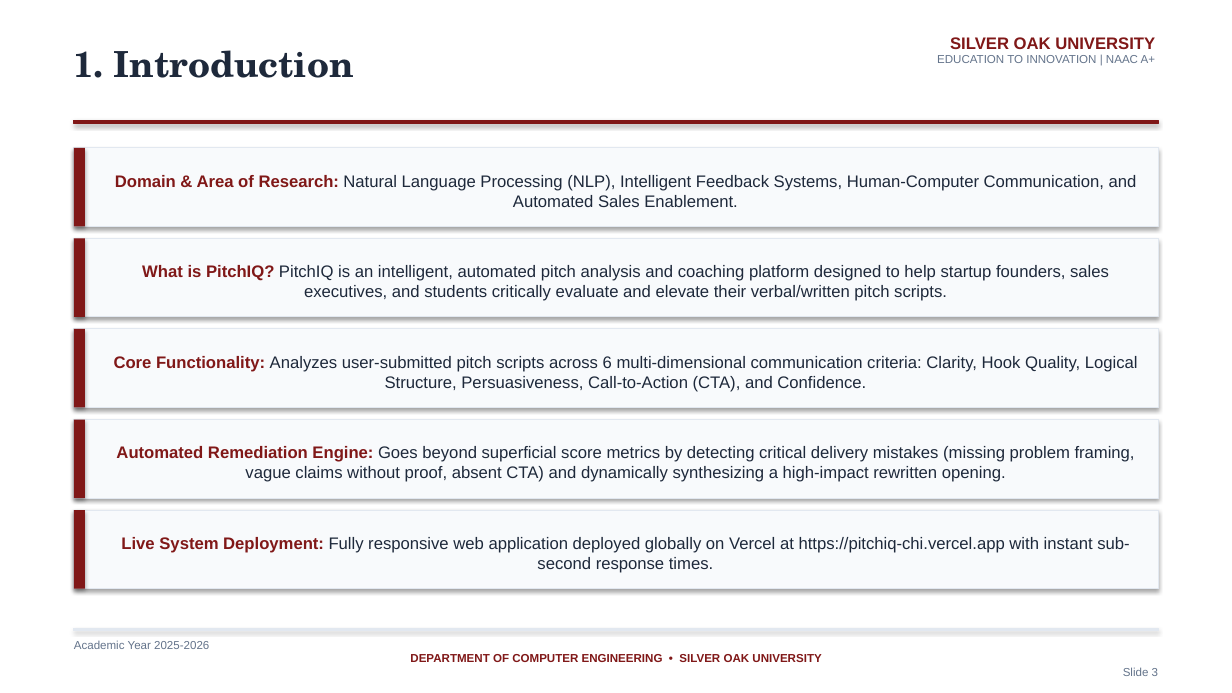
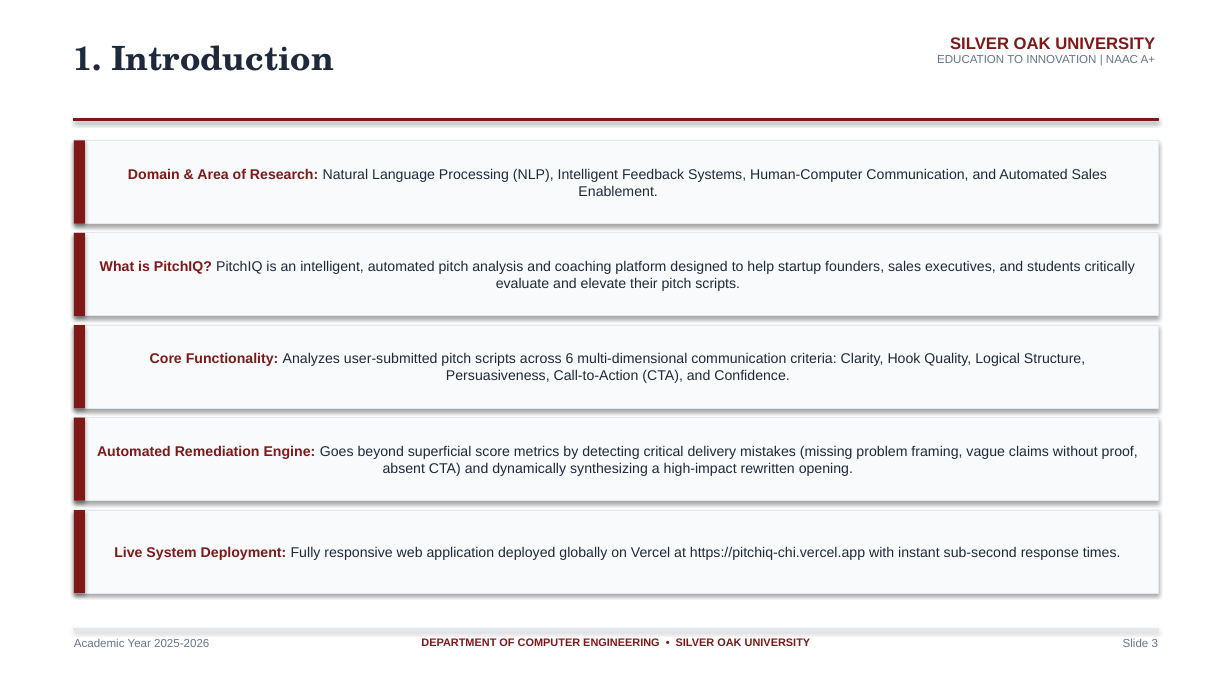
Before and after one commit to PARTHBAVALIYA/pitchiq, a slide deck: slide 3 of PitchIQ_SilverOak_Presentation.pptx. Drawn at 1232x693 pixels with LibreOffice and Linux fonts; fonts in the diff are those of the drawing. Boxes give left, top, right and bottom in pixels: in the first picture for what was removed or moved away, otherwise in the second. Text is boxed around its words. In the diff, an @@ line names an element or a change of style, - is before the commit and + after.

Commit message:
Fix slide formatting, card padding, and box boundaries in PPT

```diff
--- a/PitchIQ_SilverOak_Presentation.pptx
+++ b/PitchIQ_SilverOak_Presentation.pptx
@@ text "1. Introduction" at (74,45,334,71): size 28 to 26 pt @@
@@ size 13 to 11 pt in 4 elements at (74,418,1158,501), (74,325,1158,409), (74,510,1158,593), (74,140,1158,224) @@
@@ rectangle "Domain & Area of Research: ...": place and size @@
-rectangle "Domain & Area of Research: ..." at (74,148,1158,226)
+rectangle "Domain & Area of Research: ..." at (74,140,1158,224)
@@ rectangle: place and size @@
-rectangle at (74,238,85,317)
+rectangle at (74,140,85,224)
@@ rectangle: place and size @@
-rectangle at (74,329,85,408)
+rectangle at (74,233,85,316)
@@ rectangle "What is PitchIQ? PitchIQ is ...": place and size @@
-rectangle "What is PitchIQ? PitchIQ is ..." at (74,238,1158,317)
+rectangle "What is PitchIQ? PitchIQ is ..." at (74,233,1158,316)
@@ text in rectangle at (100,260,1135,291): text changed; size 13 to 11 pt @@
-What is PitchIQ? PitchIQ is an intelligent, automated pitch analysis and coaching platform designed to help startup founders, sales executives, and students critically evaluate and elevate their verbal/written pitch scripts.
+What is PitchIQ? PitchIQ is an intelligent, automated pitch analysis and coaching platform designed to help startup founders, sales executives, and students critically evaluate and elevate their pitch scripts.
@@ rectangle "Core Functionality: Analyzes user-submitted pitch ...": place and size @@
-rectangle "Core Functionality: Analyzes user-submitted pitch ..." at (74,329,1158,408)
+rectangle "Core Functionality: Analyzes user-submitted pitch ..." at (74,325,1158,409)
@@ rectangle: place and size @@
-rectangle at (74,420,85,498)
+rectangle at (74,325,85,409)
@@ rectangle: place and size @@
-rectangle at (74,510,85,589)
+rectangle at (74,418,85,501)
@@ rectangle "Live System Deployment: Fully responsive ...": place and size @@
-rectangle "Live System Deployment: Fully responsive ..." at (74,510,1158,589)
+rectangle "Live System Deployment: Fully responsive ..." at (74,510,1158,593)
@@ rectangle: place and size @@
-rectangle at (74,148,85,226)
+rectangle at (74,510,85,593)
@@ text at (410,654,1158,676): paragraphs removed @@
-DEPARTMENT OF COMPUTER ENGINEERING • SILVER OAK UNIVERSITY
-Slide 3
@@ text added at (421,638,811,649), 8.5 pt, text #801818, bold @@
+DEPARTMENT OF COMPUTER ENGINEERING • SILVER OAK UNIVERSITY
@@ text added at (1123,638,1158,647), 9 pt, text #64748B @@
+Slide 3
```
Also in this commit, not shown: 13 other slides changed.
